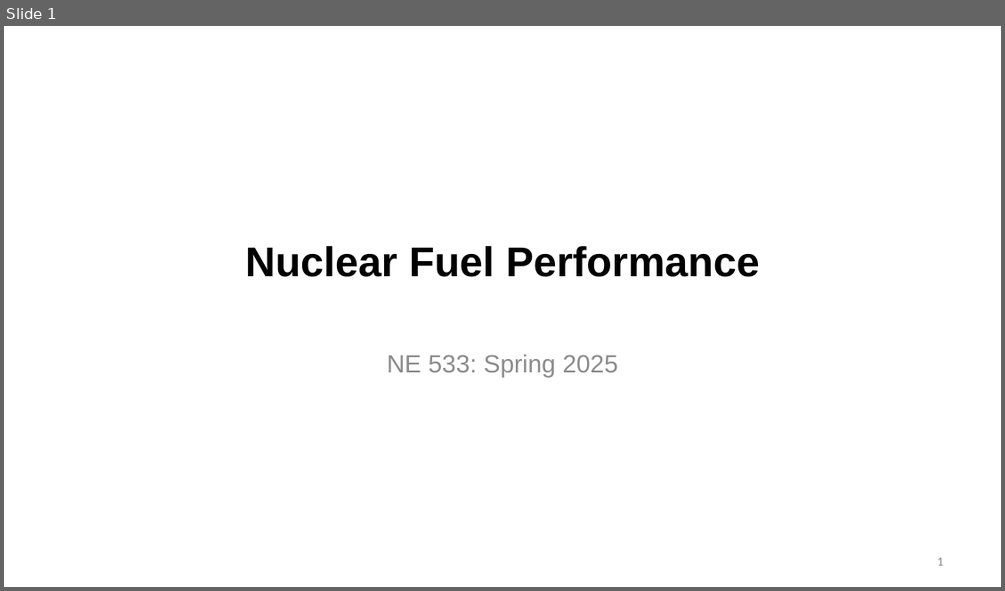
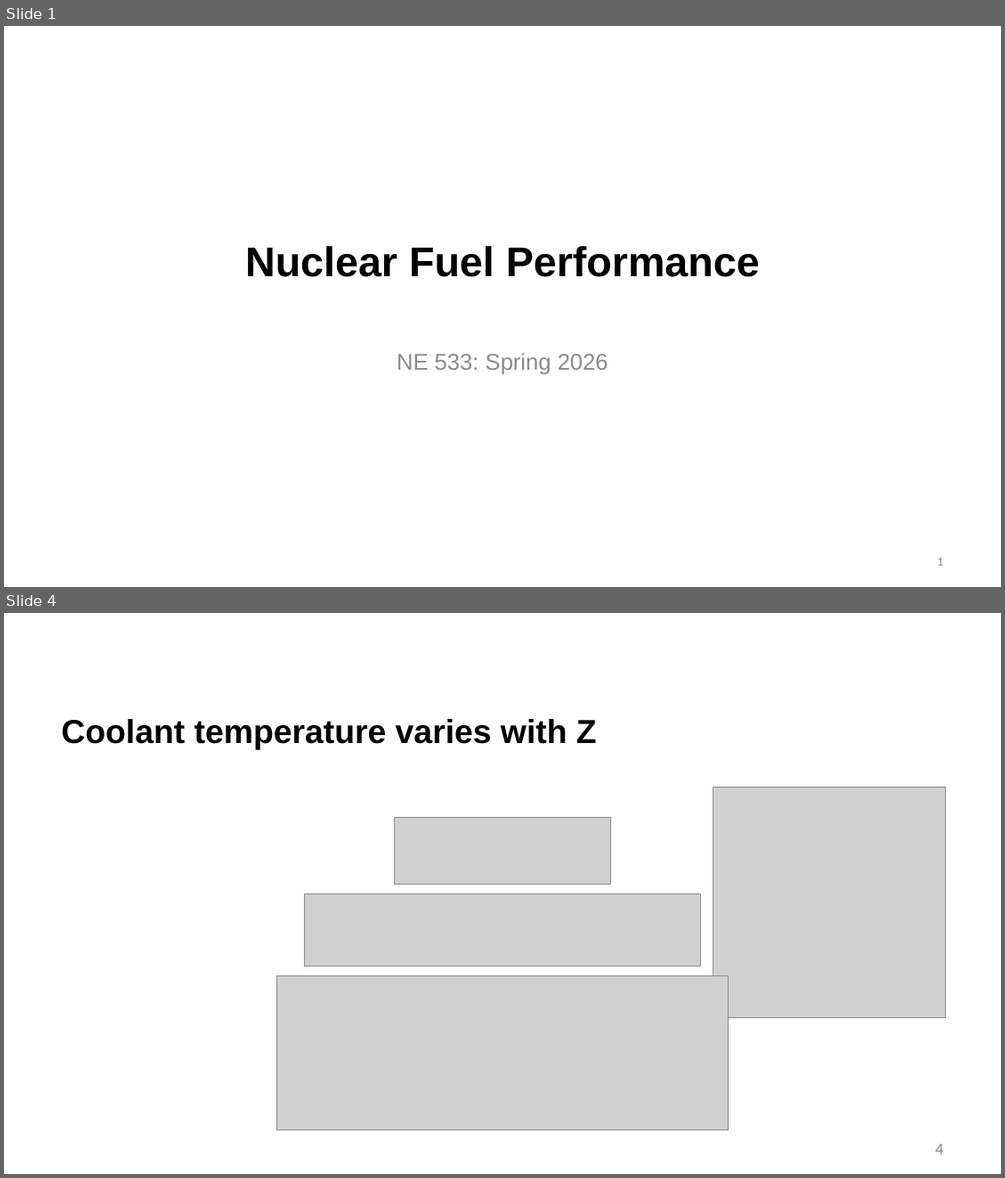
Before and after one commit to benbeeler/TEACHING, a slide deck: Nuclear_Fuel_Performance/NE533_Spring2026/Module1/Lec4_thermal_limits_kth_numerics.pptx. Shown one above the other, each under a label of ours: slide 1 before the commit, slides 1 and 4 after it; the slides between them are not shown. The pictures are 1005x591 and 1005x1178 pixels, drawn with LibreOffice and Linux fonts; fonts in the diff are those of the drawing; grey boxes stand for pictures; background and template pictures are left out. Boxes give left, top, right and bottom in pixels: in the first picture for what was removed or moved away, otherwise in the second. Text is boxed around its words. In the diff, an @@ line names an element or a change of style, - is before the commit and + after.

```diff
--- a/Nuclear_Fuel_Performance/NE533_Spring2026/Module1/Lec4_thermal_limits_kth_numerics.pptx
+++ b/Nuclear_Fuel_Performance/NE533_Spring2026/Module1/Lec4_thermal_limits_kth_numerics.pptx
@@ slide 4 added at (4, 613, 1001, 1174), background #FFFFFF @@
@@ title added at (61, 719, 597, 750), 32 pt, text #000000, bold @@
+Coolant temperature varies with Z
@@ picture added at (713, 787, 946, 1018) @@
@@ picture added at (395, 817, 610, 884) @@
@@ picture added at (305, 894, 701, 966) @@
@@ picture added at (277, 976, 728, 1130) @@
@@ page number added at (935, 1143, 943, 1154), 16 pt, text #8C8C8C @@
+4
@@ slide 1 changed as well @@
@@ subtitle at (396, 353, 608, 374): text changed; size 24 to 22 pt @@
-NE 533: Spring 2025
+NE 533: Spring 2026
```
Also in this commit, not shown: 23 other slides changed, 3 other slides added, 13 slides removed, 4 other files.
